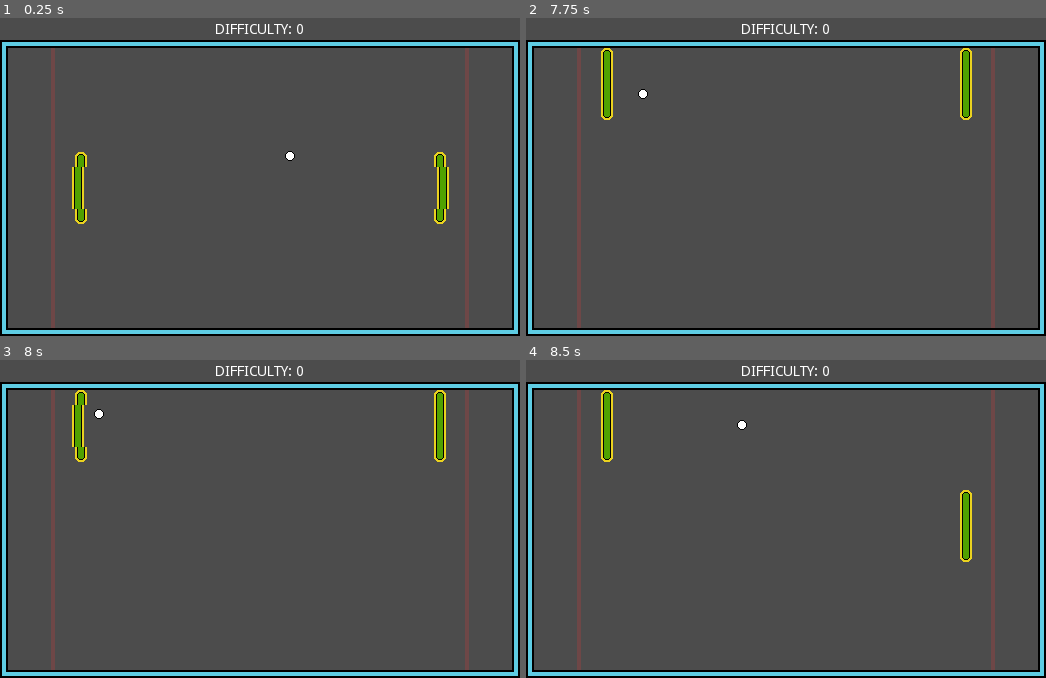
Above: before the commit, frames 1-4 (two rows, left to right).
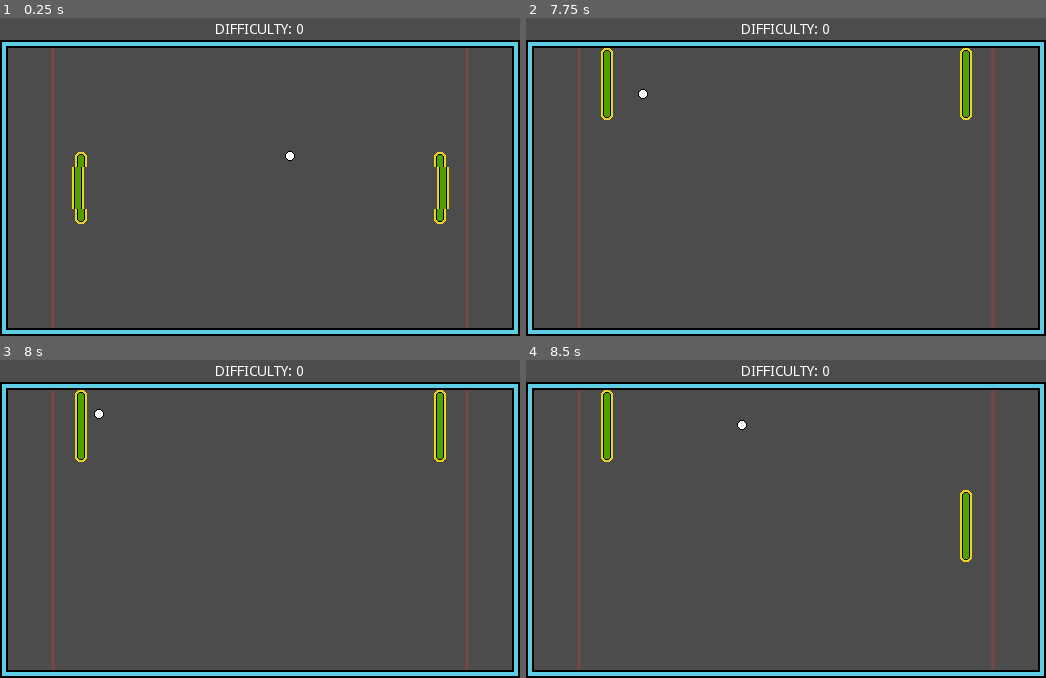
Above: after the commit, the same moments.

Repository: tkshehan/_pong
Game: Godot game, scene res://Game/Game.tscn
The game is run twice, just before and just after one commit, with the same random seed, the same clock (stepped at 60 frames per second) and the same inputs.
Inputs:
- Up to frame 1 (0.25 s): no input
- Up to frame 2 (7.75 s): hold Up (move_up) 0.53-1.28 s; hold Down (move_down) 1.28-2.03 s; hold Up (move_up) 2.03-3.53 s; tap Enter at 3.5 s; hold Down (move_down) 3.53-5.78 s; hold Up (move_up) from 5.78 s (still down)
- Up to frame 3 (8 s): keep holding Up (move_up)
- Up to frame 4 (8.5 s): release Up (move_up) at 8.03 s; hold Down (move_down) from 8.03 s (still down)

Frames 1-2 are identical in both runs. In frame 3, 0.3% of the frame differs, in the area x 13-17%, y 14-28%; in frame 4, nothing differs.

Commit message:
bugfix: paddle animation didnt always match ball hitlag

Diff:
--- a/Game/Actors/Paddle.gd
+++ b/Game/Actors/Paddle.gd
@@ -34,8 +34,9 @@
 
 func _on_PaddleCenter_body_entered(body: Node) -> void:
 	body.hit_stop()
+	body.connect("end_stop", self, "_on_ball_move")
 	$Sprite.set_frame(1)
 
-func _on_PaddleCenter_body_exited(_body: Node) -> void:
+func _on_ball_move():
 	$Sprite.set_frame(0)
 	set_global_position(Vector2(fixed_x, get_global_position().y))
--- a/Game/Ball.gd
+++ b/Game/Ball.gd
@@ -4,6 +4,8 @@
 var velocity = Vector2(1, 0)
 var max_speed = 800.0
 var in_net = false
+
+signal end_stop
 
 func _ready() -> void:
 	hit_stop()
@@ -30,3 +32,4 @@
 
 func _on_Timer_timeout() -> void:
 	set_physics_process(true)
+	emit_signal("end_stop")
Not shown, changed: README.md
